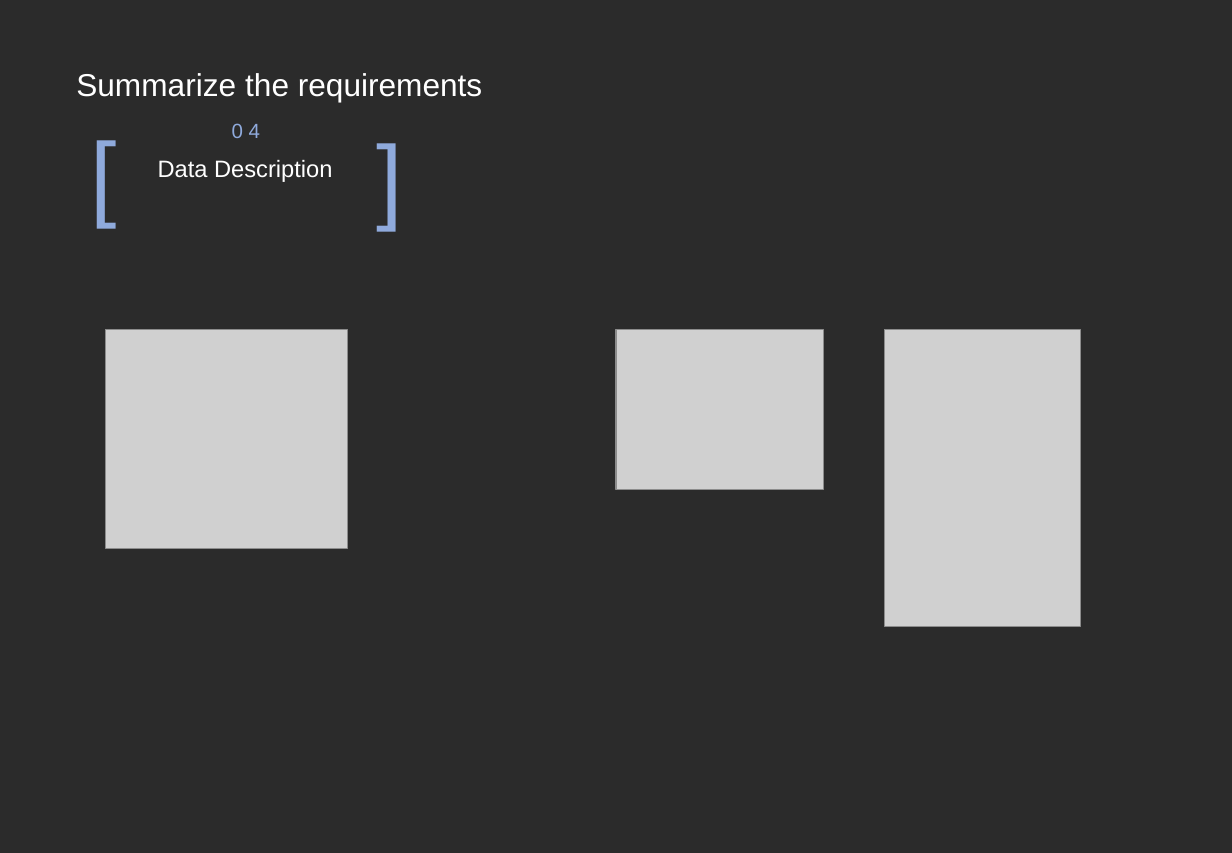
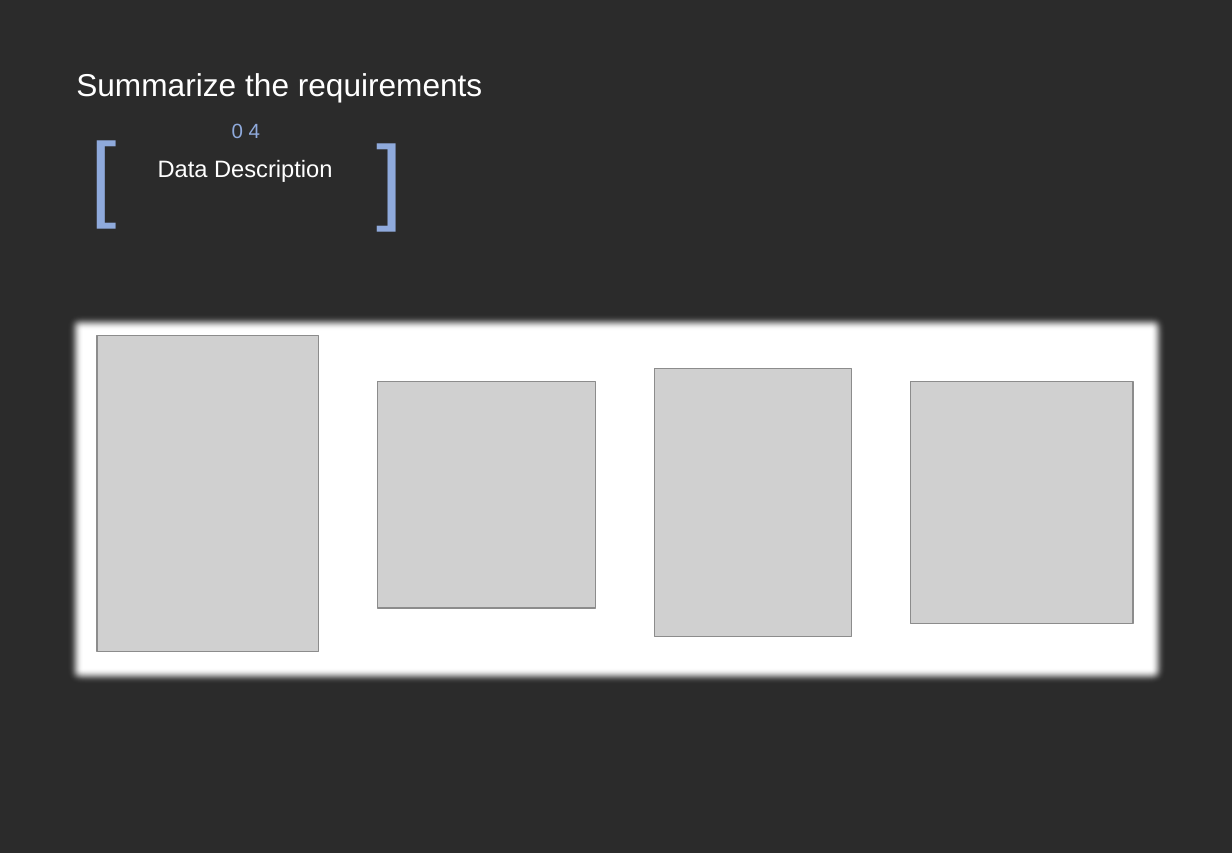
Before and after one commit to whd0714/CCC, a slide deck: slide 7 of Documents/소공ppt.pptx (slide 5 before the commit). Drawn at 1232x853 pixels with LibreOffice and Linux fonts; fonts in the diff are those of the drawing; grey boxes stand for pictures; background and template pictures are left out; a plain dark background stands for a picture behind light text. Boxes give left, top, right and bottom in pixels: in the first picture for what was removed or moved away, otherwise in the second. Text is boxed around its words. In the diff, an @@ line names an element or a change of style, - is before the commit and + after.

```diff
--- a/Documents/소공ppt.pptx
+++ b/Documents/소공ppt.pptx
@@ rectangle added at (65, 313, 1168, 686), fill #FFFFFF @@
@@ picture: place and size @@
-picture at (885, 330, 1081, 627)
+picture at (97, 336, 319, 652)
@@ picture removed at (106, 330, 347, 549) @@
@@ picture removed at (617, 330, 824, 490) @@
@@ picture added at (378, 382, 596, 609) @@
@@ picture added at (655, 369, 852, 636) @@
@@ picture added at (911, 382, 1134, 623) @@
```
Also in this commit, not shown: 1 other slide changed, 6 slides added, 1 slide removed, 1 other file.
